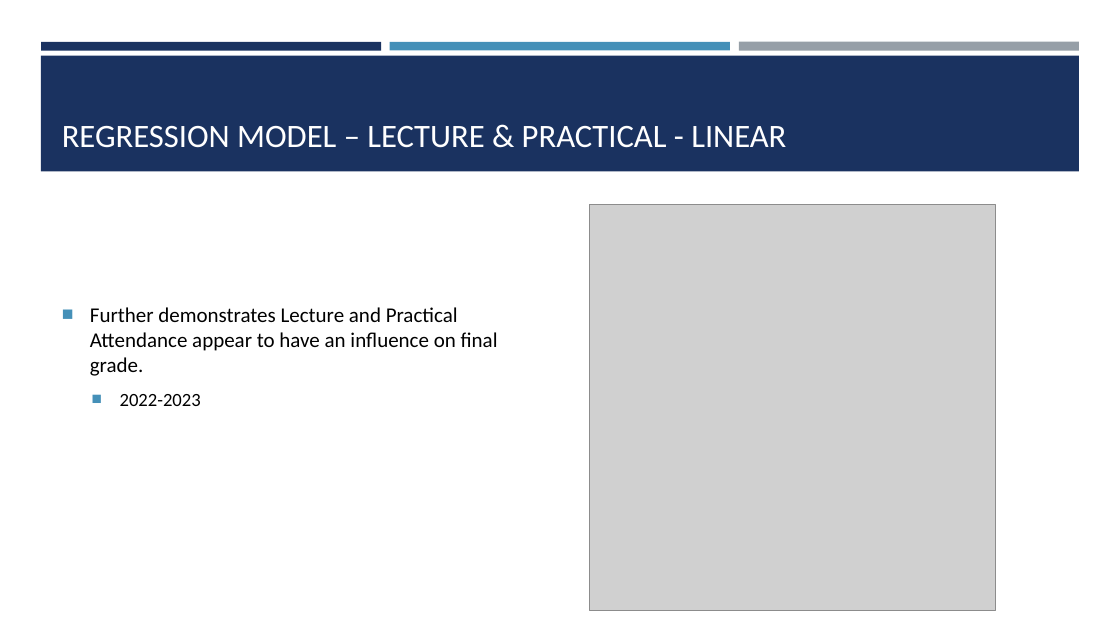
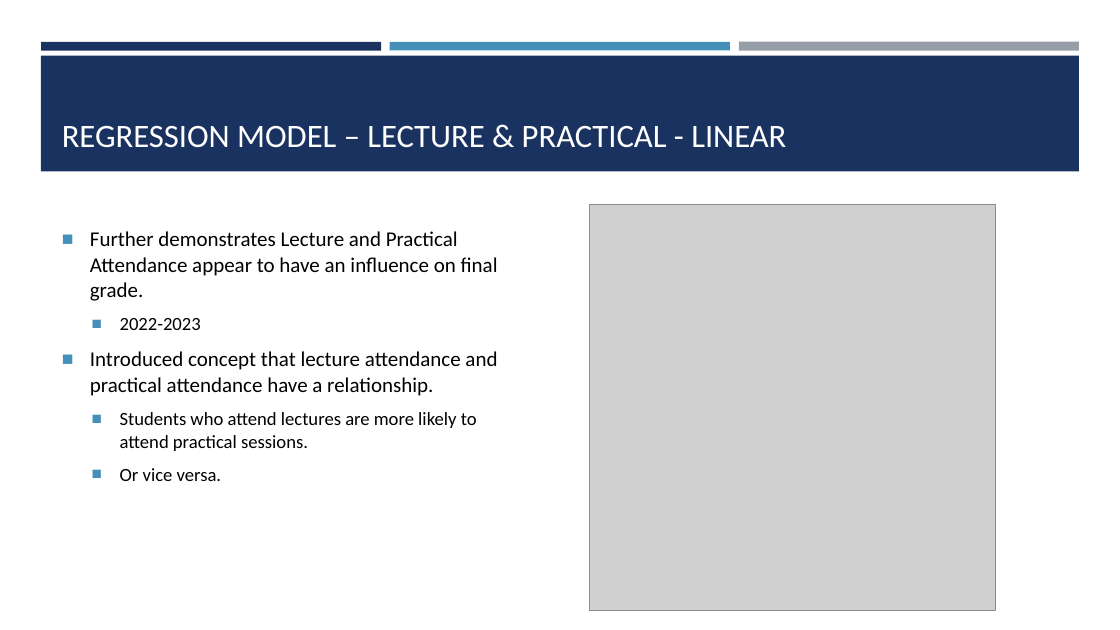
Before and after one commit to ChrisAcornleyPhD/CAP512Data, a slide deck: slide 38 of scripts/CAP512.pptx (slide 35 before the commit). Drawn at 1120x630 pixels with LibreOffice and Linux fonts; fonts in the diff are those of the drawing; grey boxes stand for pictures. Boxes give left, top, right and bottom in pixels: in the first picture for what was removed or moved away, otherwise in the second. Text is boxed around its words. In the diff, an @@ line names an element or a change of style, - is before the commit and + after.

```diff
--- a/scripts/CAP512.pptx
+++ b/scripts/CAP512.pptx
@@ text at bbox=[90, 351, 497, 481]: paragraphs added @@
+■ Introduced concept that lecture attendance and practical attendance have a relationship.
+  ■ Students who attend lectures are more likely to attend practical sessions.
+  ■ Or vice versa.
```
Also in this commit, not shown: 20 other slides changed, 8 slides added, 1 slide removed, 12 other files.
